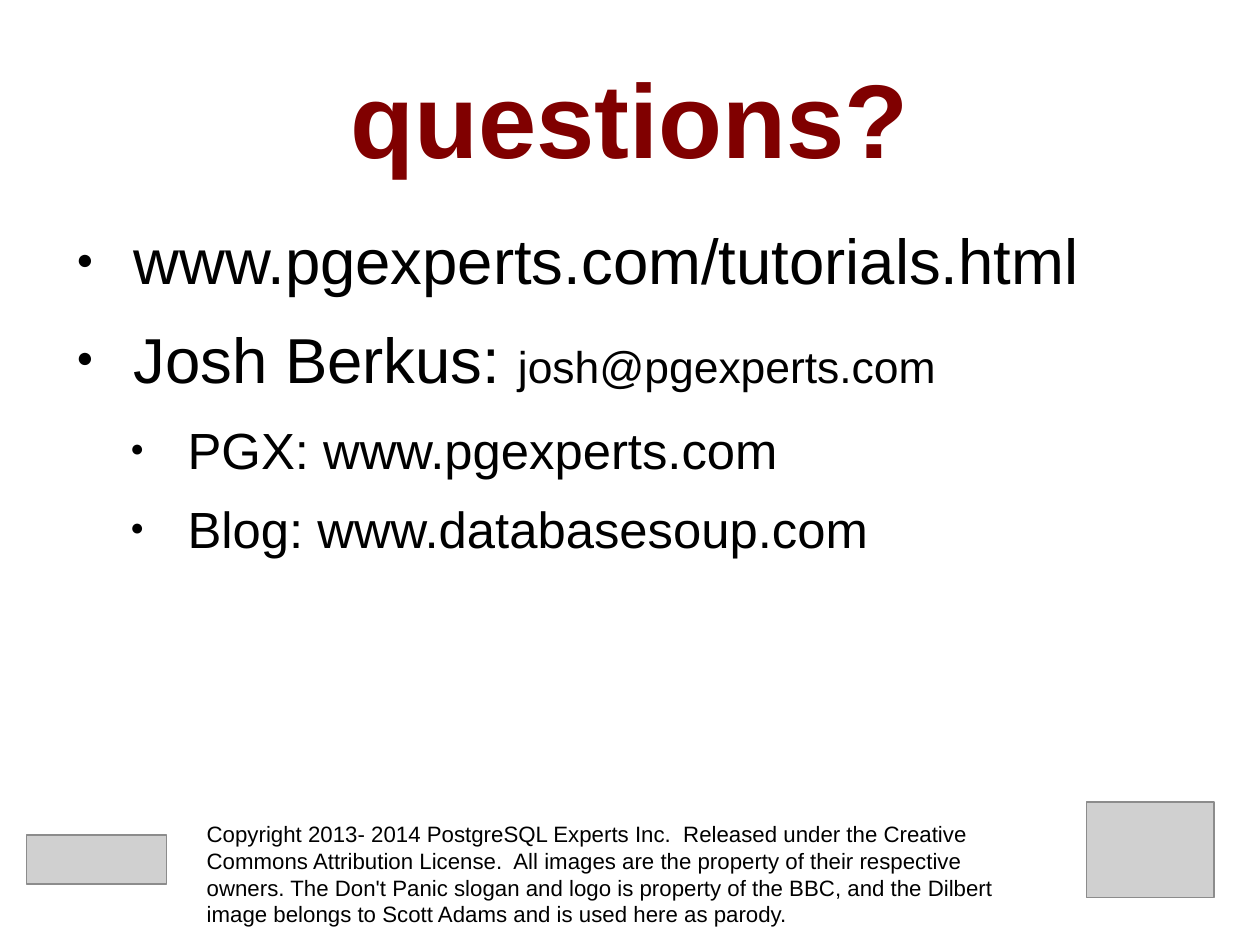
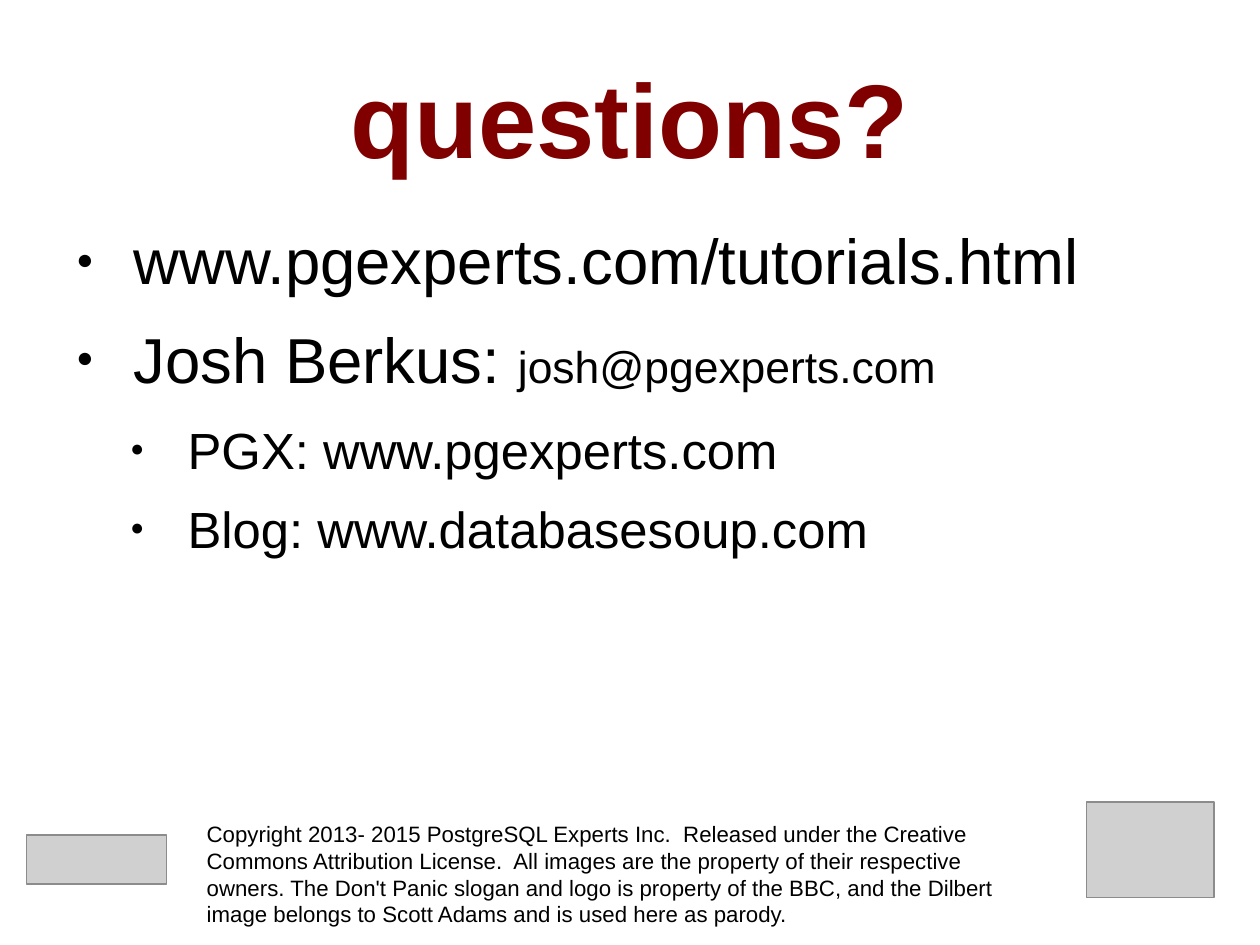
Before and after one commit to pgexperts/accidentalDBA, a slide deck: slide 168 of tutorial/accidental_dba.odp (slide 172 before the commit). Drawn at 1260x945 pixels with LibreOffice and Linux fonts; fonts in the diff are those of the drawing; grey boxes stand for pictures. Boxes give left, top, right and bottom in pixels: in the first picture for what was removed or moved away, otherwise in the second. Text is boxed around its words. In the diff, an @@ line names an element or a change of style, - is before the commit and + after.

```diff
--- a/tutorial/accidental_dba.odp
+++ b/tutorial/accidental_dba.odp
@@ text at box(207, 826, 992, 927): text changed @@
-Copyright 2013- 2014 PostgreSQL Experts Inc. Released under the Creative Commons Attribution License. All images are the property of their respective owners. The Don't Panic slogan and logo is property of the BBC, and the Dilbert image belongs to Scott Adams and is used here as parody.
+Copyright 2013- 2015 PostgreSQL Experts Inc. Released under the Creative Commons Attribution License. All images are the property of their respective owners. The Don't Panic slogan and logo is property of the BBC, and the Dilbert image belongs to Scott Adams and is used here as parody.
```
Also in this commit, not shown: 24 other slides changed, 3 slides added, 7 slides removed, 21 other files.
